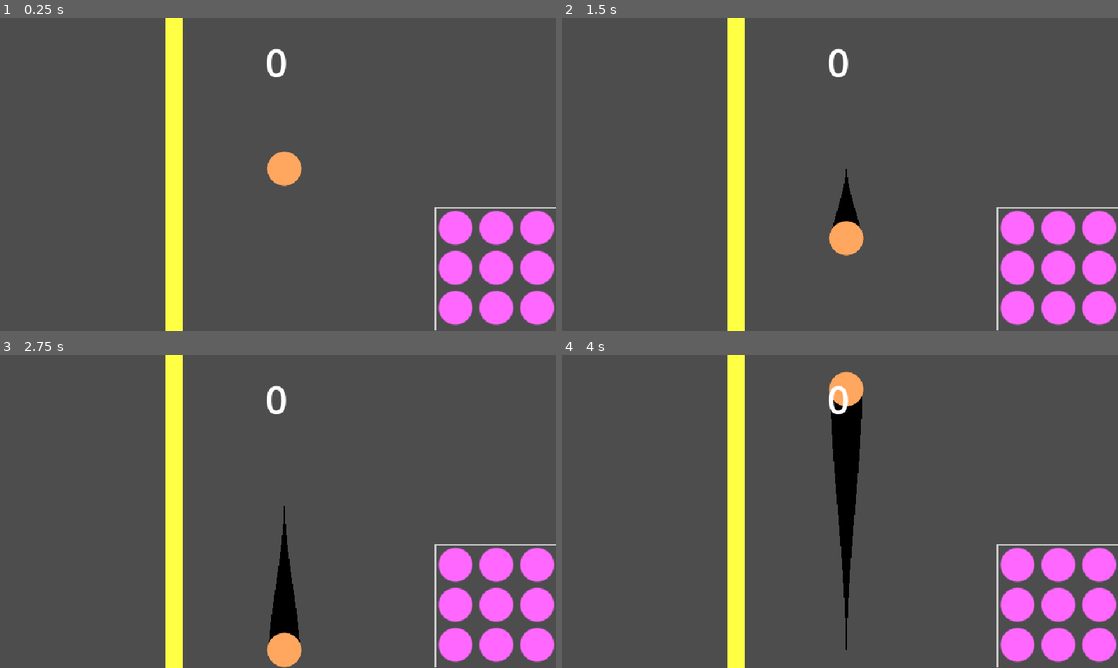
Above: before the commit, frames 1-4 (two rows, left to right).
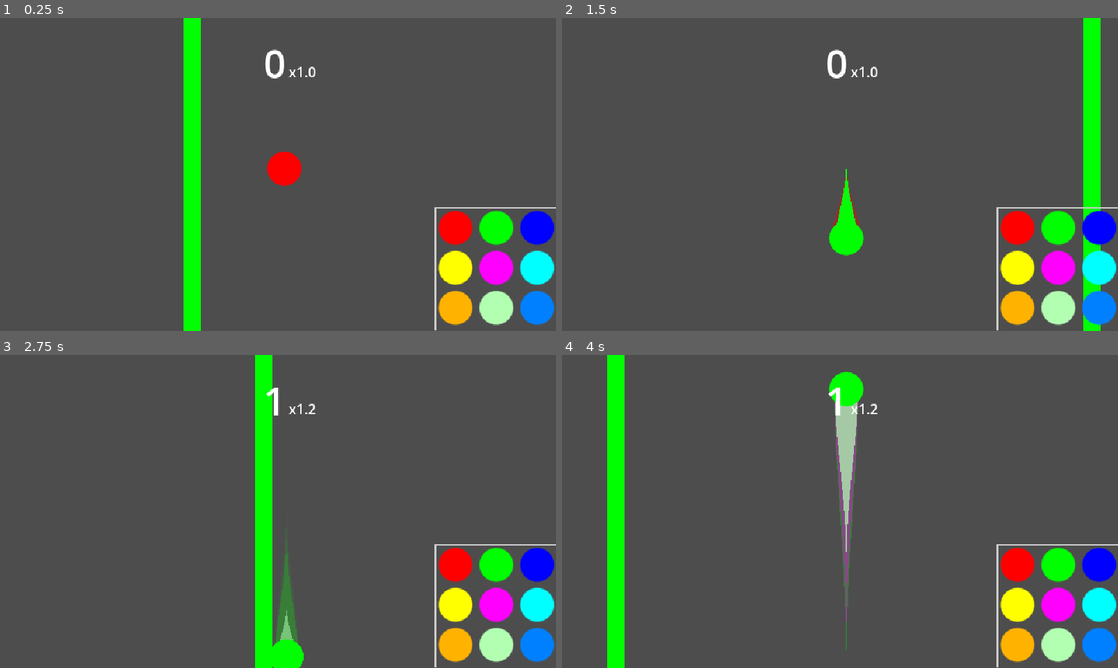
Above: after the commit, the same moments.

Repository: OutworldToast/circolour
Game: Godot game, scene res://src/game/game.tscn
The game is run twice, just before and just after one commit, with the same random seed, the same clock (stepped at 60 frames per second) and the same inputs.
Inputs (mouse positions are in pixels of both pictures, inside the frame that each line leads up to):
- Up to frame 1 (0.25 s): no input
- Up to frame 2 (1.5 s): tap Enter at 0.5 s; move the mouse to (962, 158) at 0.52 s; hold Keypad 3 (bottom_right) 0.53-1.28 s; tap Keypad 2 (bottom) at 0.6 s; click (962, 158) at 0.67 s; tap Keypad 8 (top) at 0.8, 1.35 s; move the mouse to (728, 190) at 1.27 s; hold S (move_down) from 1.28 s (still down)
- Up to frame 3 (2.75 s): tap Keypad 2 (bottom) at 1.55, 2.1 s; move the mouse to (333, 442) at 2.02 s; release S (move_down) at 2.03 s; hold Keypad 3 (bottom_right) from 2.03 s (still down); tap Keypad 8 (top) at 2.3 s
- Up to frame 4 (4 s): move the mouse to (812, 574) at 2.77 s; release Keypad 3 (bottom_right) at 2.78 s; hold W (move_up) 2.78-3.53 s; tap Keypad 5 (middle) at 2.85 s; click (812, 574) at 2.92 s; tap Keypad 2 (bottom) at 3.05 s; move the mouse to (1006, 558) at 3.52 s; hold Keypad 1 (bottom_left) from 3.53 s (still down); tap Keypad 8 (top) at 3.6 s

The runs differ from the first frame. In frame 1, 12% of the frame differs, in the area x 29-100%, y 0-100%; in frame 2, 11%; in frame 3, 13%; in frame 4, 14%, in the area x 8-100%, y 0-100%.
Error before the commit: Parse Error: Invalid argument for "get_keycode_string()" function: argument 1 should be "Key" but is "StringName". (res://src/game/game.gd:75)

Commit message:
added multiplier

Diff:
--- a/src/UI/hud_colour.tscn
+++ b/src/UI/hud_colour.tscn
@@ -57,7 +57,6 @@
 texture = SubResource("CanvasTexture_7f6fw")
 
 [node name="Label" type="Label" parent="TextureRect"]
-visible = false
 layout_mode = 2
 offset_top = 6.0
 offset_right = 40.0
--- a/src/game/game.gd
+++ b/src/game/game.gd
@@ -13,6 +13,9 @@
 	Color(0, 0.5, 1),
 ]
 
+@export var BASE_LINE_DELAY: float = 1.8
+@export var MIN_LINE_DELAY: float = 1.0
+
 @onready var player: Player = $Player
 @onready var line: Line = $Line
 @onready var grid_container: GridContainer = $CanvasLayer/HUD/PanelContainer/GridContainer
@@ -25,17 +28,31 @@
 const TRAIL_SCENE: PackedScene = preload("uid://dyerbmhiyfilw")
 
 
-var current_score: int = 0:
+var current_score: float = 0:
 	set(value):
 		current_score = value
-		$CanvasLayer/HUD/ScoreLabel.text = str(current_score)
+		$CanvasLayer/HUD/Scores/ScoreLabel.text = str(int(current_score))
+
+var current_multiplier: float = 1.0:
+	set(value):
+		current_multiplier = value
+		$CanvasLayer/HUD/Scores/MultiplierLabel.text = "x" + str(snappedf(current_multiplier, 0.1))
+
+var current_streak: int = 0:
+	set(value):
+		# update the score whenever the streak gets higher
+		if value > 0:
+			current_score += current_multiplier
+
+		current_streak = value
+		update_multiplier()
 
 ## it might be better for the trail to be a child of the player?
 ## the position gets weird if so
 @onready var current_trail: Trail = $Trail
 
 
-func create_hud_color(colour: Color, key_string: String) -> void:
+func create_hud_color(colour: Color, key_string: String = "") -> void:
 
 	var hud_colour: HudColour = HUD_COLOUR_SCENE.instantiate()
 	grid_container.add_child(hud_colour)
@@ -57,6 +74,24 @@
 
 	previous_trail.queue_free()
 
+func calculate_line_delay() -> float:
+
+	var speed_multiplier: float = 0.5
+
+	# calculate the delay based on the current score
+	return clamp(BASE_LINE_DELAY / (speed_multiplier * current_multiplier), MIN_LINE_DELAY, BASE_LINE_DELAY)
+
+func update_multiplier() -> void:
+
+	# ramping formula created with use of ai
+	# the goal was a multiplier that eases out
+
+	var max_multiplier := 4.0
+
+	# tweak this to control how fast it ramps
+	# higher is faster ramping
+	var multiplier_scale := 0.08
+	current_multiplier = 1.0 + (max_multiplier - 1.0) * (1.0 - exp(-multiplier_scale * current_streak))
 
 func _ready() -> void:
 
@@ -65,15 +100,22 @@
 	line.current_color = colors[1]
 
 	line.finished_movement.connect(_on_line_finished_movement)
-	line.move(Vector2(viewport_size.x, line.position.y))
+	line.move(Vector2(viewport_size.x, line.position.y), calculate_line_delay())
 
+	# clean up the grid container used for display in the editor
 	for child in grid_container.get_children():
 		child.queue_free()
 
+	# remake the grid container with the right colors
 	for i in range(colors.size()):
 		var colour: Color = colors[i]
-		var key_string: String = OS.get_keycode_string(player.keys[i])
-		create_hud_color(colour, key_string)
+
+		# # the key string is too big to fit in the circle
+		# # so this is commented out
+		# var input_event: InputEventKey = InputMap.action_get_events(player.keys[i])[0] as InputEventKey
+		# var key_string: String = input_event.as_text()
+
+		create_hud_color(colour)
 
 func _on_line_finished_movement() -> void:
 
@@ -85,17 +127,22 @@
 	elif line.position.x > viewport_size.x - 10:
 		target_x = 0
 
-	line.move(Vector2(target_x, line.position.y), 1.5)
+	line.move(Vector2(target_x, line.position.y), calculate_line_delay())
 
 func _on_player_score_earned() -> void:
 	camera.shake()
 
-	current_score += 1
+	# updating the streak also updates the score and multiplier in the setter
+	current_streak += 1
 	$PointEarnedAudio.play()
 
+
 func _on_player_game_over() -> void:
-	current_score = 0
+
+	# also updates multiplier in the setter
+	current_streak = 0
 	$GameOverAudio.play()
+
 
 
 func _on_player_colour_changed() -> void:
--- a/src/game/game.tscn
+++ b/src/game/game.tscn
@@ -101,15 +101,28 @@
 [node name="HUDColour9" parent="CanvasLayer/HUD/PanelContainer/GridContainer" instance=ExtResource("4_l80un")]
 layout_mode = 2
 
-[node name="ScoreLabel" type="Label" parent="CanvasLayer/HUD"]
+[node name="Scores" type="Control" parent="CanvasLayer/HUD"]
+anchors_preset = 0
+offset_right = 40.0
+offset_bottom = 40.0
+
+[node name="ScoreLabel" type="Label" parent="CanvasLayer/HUD/Scores"]
 layout_mode = 0
-offset_left = 298.0
-offset_top = 19.0
-offset_right = 338.0
-offset_bottom = 42.0
+offset_left = 215.0
+offset_top = 20.0
+offset_right = 329.0
+offset_bottom = 83.0
 theme_override_font_sizes/font_size = 45
 text = "0"
-horizontal_alignment = 1
+horizontal_alignment = 2
+
+[node name="MultiplierLabel" type="Label" parent="CanvasLayer/HUD/Scores"]
+layout_mode = 0
+offset_left = 332.0
+offset_top = 50.0
+offset_right = 372.0
+offset_bottom = 73.0
+text = "x1.0"
 
 [connection signal="colour_changed" from="Player" to="." method="_on_player_colour_changed"]
 [connection signal="game_over" from="Player" to="." method="_on_player_game_over"]
